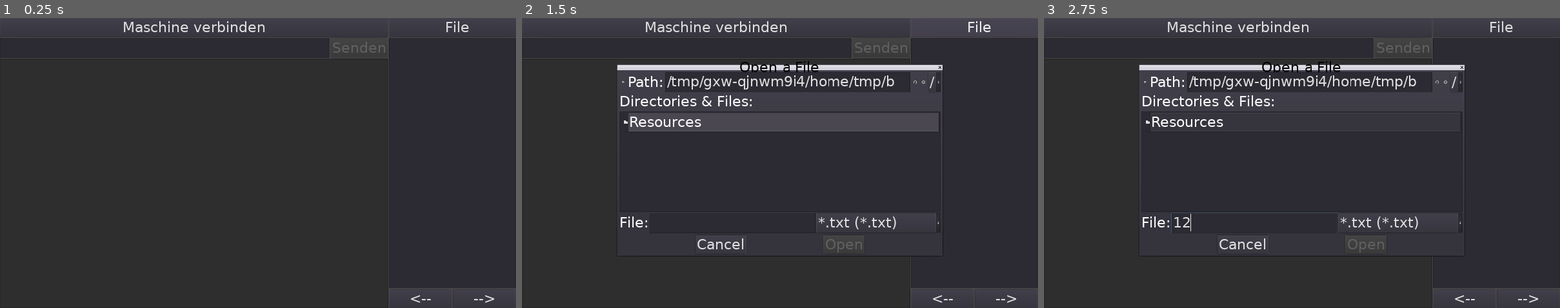
Above: before the commit, frames 1-3 (left to right).
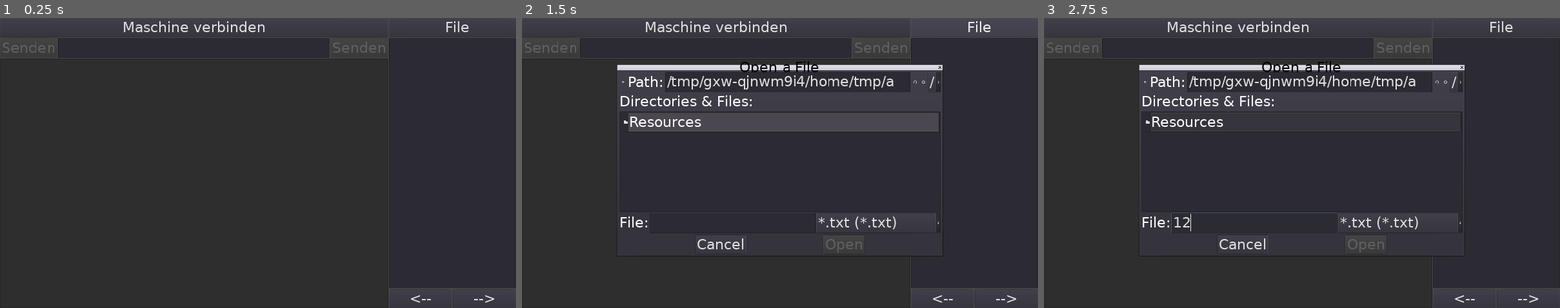
Above: after the commit, the same moments.

Repository: schwitin/BluetoothConsole
Game: Godot game, scene res://root.tscn
Same seed, same stepped clock (60 frames per second), same inputs: the game is played once before the commit and once after it.
Inputs (mouse positions are in pixels of both pictures, inside the frame that each line leads up to):
- Up to frame 1 (0.25 s): no input
- Up to frame 2 (1.5 s): click "Maschine verbinden" at 0.5 s; click "File" at 1.25 s
- Up to frame 3 (2.75 s): click (1255, 223) at 2.02 s; type "12" at 2.1 s

The runs differ from the first frame. In frame 1, 0.3% of the frame differs, in the area x 0-12%, y 6-14%; in frame 2, 0.3%, in the area x 0-73%, y 6-24%; in frame 3, 0.3%.

Commit message:
Datei Senden

Diff:
--- a/root.gd
+++ b/root.gd
@@ -2,10 +2,12 @@
 
 var textEdit
 var fileDialog
+var fileDialogDateiSenden
 var itemList
 var lineEdit
 var btnConnectDisconnect
 var btnSenden
+var btnSendenDatei
 
 func _ready():
 	global.connect("connected", self, "_on_connected")
@@ -16,23 +18,29 @@
 	textEdit.wrap_enabled = true
 	textEdit.set_readonly(true)
 
+
 	fileDialog = get_node("FileDialog")
 	fileDialog.set_current_dir(OS.get_system_dir(OS.SYSTEM_DIR_DOWNLOADS))
+	fileDialogDateiSenden = get_node("FileDialogDateiSenden")
+	fileDialogDateiSenden.set_current_dir(OS.get_system_dir(OS.SYSTEM_DIR_DOWNLOADS))
 
 	itemList = get_node("HBoxContainer/VBoxFile/ScrollContainer/ItemList")
 	lineEdit = get_node("HBoxContainer/VBoxContainer/HBoxContainer/LineEdit")
 	btnConnectDisconnect = get_node("HBoxContainer/VBoxContainer/ConnectDisconnect")
 	btnSenden = get_node("HBoxContainer/VBoxContainer/HBoxContainer/Senden")
+	btnSendenDatei = get_node("HBoxContainer/VBoxContainer/HBoxContainer/SendenDatei")
 
 
 func _on_disconnected():
 	btnConnectDisconnect.set_text("Maschine verbinden")
 	btnSenden.set_disabled(true);
+	btnSendenDatei.set_disabled(true);
 
 
 func _on_connected():
 	btnConnectDisconnect.text = "Verbindung beenden"
 	btnSenden.set_disabled(false);
+	btnSendenDatei.set_disabled(false);
 
 
 func _on_data_received(data):
@@ -41,7 +49,6 @@
 
 
 func _on_ConnectDisconnect_pressed():
-	var a = global
 	if global.bluetooth:
 		global.bluetooth.getPairedDevices(true)
 
@@ -51,6 +58,10 @@
 	if global.bluetooth:
 		global.bluetooth.sendData("{" + text + "}")
 		lineEdit.set_text("")
+
+
+func _on_SendenDatei_pressed():
+	fileDialogDateiSenden.popup_centered()
 
 
 func _on_OpenFile_pressed():
@@ -63,6 +74,15 @@
 		itemList.clear()
 		while !file.eof_reached():
 			itemList.add_item(file.get_line())
+
+
+func _on_FileDialogDateiSenden_file_selected(path):
+	var file = File.new()
+	if global.bluetooth && file.open(path, File.READ) == 0:
+		var fileInhalt = file.get_as_text()
+		var command = lineEdit.get_text()
+		global.bluetooth.sendData("{" + command + fileInhalt + "}")
+		lineEdit.set_text("")
 
 
 func _on_ButtonN_pressed():
--- a/root.tscn
+++ b/root.tscn
@@ -16,79 +16,87 @@
 margin_bottom = 1080.0
 
 [node name="VBoxContainer" type="VBoxContainer" parent="HBoxContainer"]
-margin_right = 1572.0
+margin_right = 1434.0
 margin_bottom = 1080.0
 size_flags_horizontal = 3
 size_flags_vertical = 3
 
 [node name="ConnectDisconnect" type="Button" parent="HBoxContainer/VBoxContainer"]
-margin_right = 1572.0
-margin_bottom = 53.0
+margin_right = 1434.0
+margin_bottom = 71.0
 text = "Maschine verbinden"
 
 [node name="HBoxContainer" type="HBoxContainer" parent="HBoxContainer/VBoxContainer"]
-editor/display_folded = true
-margin_top = 57.0
-margin_right = 1572.0
-margin_bottom = 114.0
+margin_top = 75.0
+margin_right = 1434.0
+margin_bottom = 150.0
+
+[node name="SendenDatei" type="Button" parent="HBoxContainer/VBoxContainer/HBoxContainer"]
+margin_right = 220.0
+margin_bottom = 75.0
+disabled = true
+text = "Senden"
 
 [node name="LineEdit" type="LineEdit" parent="HBoxContainer/VBoxContainer/HBoxContainer"]
-margin_right = 1408.0
-margin_bottom = 57.0
+margin_left = 224.0
+margin_right = 1210.0
+margin_bottom = 75.0
 size_flags_horizontal = 3
 caret_blink = true
 
 [node name="Senden" type="Button" parent="HBoxContainer/VBoxContainer/HBoxContainer"]
-margin_left = 1412.0
-margin_right = 1572.0
-margin_bottom = 57.0
+margin_left = 1214.0
+margin_right = 1434.0
+margin_bottom = 75.0
 disabled = true
 text = "Senden"
 
 [node name="TextEdit" type="TextEdit" parent="HBoxContainer/VBoxContainer"]
-margin_top = 118.0
-margin_right = 1572.0
+margin_top = 154.0
+margin_right = 1434.0
 margin_bottom = 1080.0
 size_flags_vertical = 3
+readonly = true
+context_menu_enabled = false
 
 [node name="VBoxFile" type="VBoxContainer" parent="HBoxContainer"]
-margin_left = 1576.0
+margin_left = 1438.0
 margin_right = 1920.0
 margin_bottom = 1080.0
 size_flags_vertical = 3
 
 [node name="OpenFile" type="Button" parent="HBoxContainer/VBoxFile"]
-margin_right = 344.0
-margin_bottom = 53.0
+margin_right = 482.0
+margin_bottom = 71.0
 text = "            File          "
 
 [node name="ScrollContainer" type="ScrollContainer" parent="HBoxContainer/VBoxFile"]
-margin_top = 57.0
-margin_right = 344.0
-margin_bottom = 1023.0
+margin_top = 75.0
+margin_right = 482.0
+margin_bottom = 1005.0
 size_flags_vertical = 3
 
 [node name="ItemList" type="ItemList" parent="HBoxContainer/VBoxFile/ScrollContainer"]
-margin_right = 344.0
-margin_bottom = 966.0
+margin_right = 482.0
+margin_bottom = 930.0
 size_flags_horizontal = 3
 size_flags_vertical = 3
 
 [node name="HBoxContainer" type="HBoxContainer" parent="HBoxContainer/VBoxFile"]
-margin_top = 1027.0
-margin_right = 344.0
+margin_top = 1009.0
+margin_right = 482.0
 margin_bottom = 1080.0
 
 [node name="ButtonP" type="Button" parent="HBoxContainer/VBoxFile/HBoxContainer"]
-margin_right = 170.0
-margin_bottom = 53.0
+margin_right = 239.0
+margin_bottom = 71.0
 size_flags_horizontal = 3
 text = "<--"
 
 [node name="ButtonN" type="Button" parent="HBoxContainer/VBoxFile/HBoxContainer"]
-margin_left = 174.0
-margin_right = 344.0
-margin_bottom = 53.0
+margin_left = 243.0
+margin_right = 482.0
+margin_bottom = 71.0
 size_flags_horizontal = 3
 text = "-->"
 
@@ -103,10 +111,24 @@
 filters = PoolStringArray( "*.txt" )
 current_dir = "/home/stalker/Development/GoDot/BluetoothConsole"
 current_path = "/home/stalker/Development/GoDot/BluetoothConsole/"
+
+[node name="FileDialogDateiSenden" type="FileDialog" parent="."]
+margin_left = 61.0
+margin_top = 68.0
+margin_right = 1272.0
+margin_bottom = 760.0
+window_title = "Open a File"
+mode = 0
+access = 2
+filters = PoolStringArray( "*.txt" )
+current_dir = "/home/stalker/Development/GoDot/BluetoothConsole"
+current_path = "/home/stalker/Development/GoDot/BluetoothConsole/"
 [connection signal="pressed" from="HBoxContainer/VBoxContainer/ConnectDisconnect" to="." method="_on_ConnectDisconnect_pressed"]
+[connection signal="pressed" from="HBoxContainer/VBoxContainer/HBoxContainer/SendenDatei" to="." method="_on_SendenDatei_pressed"]
 [connection signal="pressed" from="HBoxContainer/VBoxContainer/HBoxContainer/Senden" to="." method="_on_Senden_pressed"]
 [connection signal="pressed" from="HBoxContainer/VBoxFile/OpenFile" to="." method="_on_OpenFile_pressed"]
 [connection signal="item_selected" from="HBoxContainer/VBoxFile/ScrollContainer/ItemList" to="." method="_on_ItemList_item_selected"]
 [connection signal="pressed" from="HBoxContainer/VBoxFile/HBoxContainer/ButtonP" to="." method="_on_ButtonP_pressed"]
 [connection signal="pressed" from="HBoxContainer/VBoxFile/HBoxContainer/ButtonN" to="." method="_on_ButtonN_pressed"]
 [connection signal="file_selected" from="FileDialog" to="." method="_on_FileDialog_file_selected"]
+[connection signal="file_selected" from="FileDialogDateiSenden" to="." method="_on_FileDialogDateiSenden_file_selected"]
Not shown, changed: BluetoothConsole.apk
